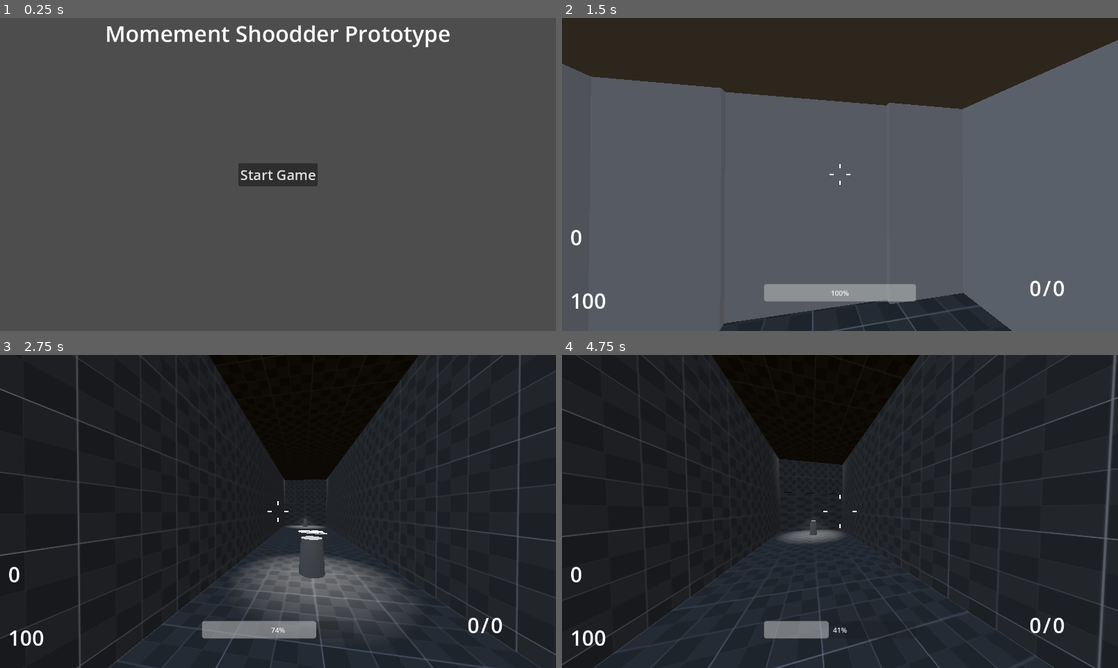
Above: before the commit, frames 1-4 (two rows, left to right).
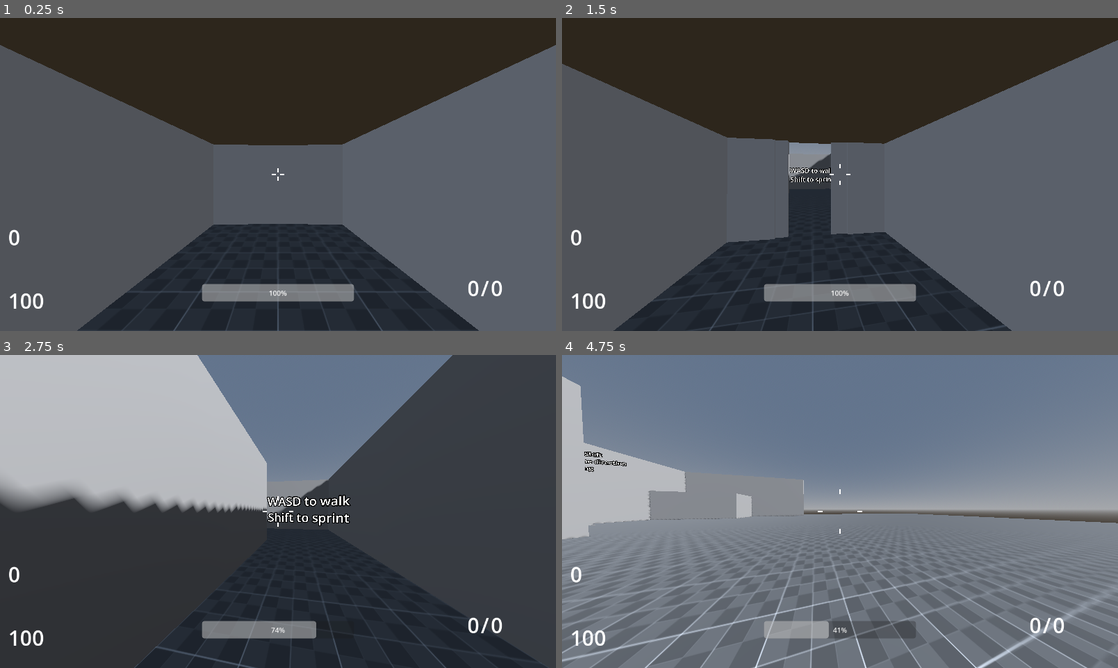
Above: after the commit, the same moments.

Repository: DiscoDragon69/2025s2-fps-Meltedvulture
Game: Godot game, scene res://Levels/Tutorial.tscn
Two runs of this game, one before a commit and one after it. Both use one fixed random seed, a clock stepped at 60 frames per second and the inputs below. Before the commit the project starts from res://Menus/main_menu.tscn.
Inputs (mouse positions are in pixels of both pictures, inside the frame that each line leads up to):
- Up to frame 1 (0.25 s): no input
- Up to frame 2 (1.5 s): click (840, 174) at 0.5 s, where only the run before the commit has a clickable "Start Game"; move the mouse to (867, 174) at 1.27 s; hold W (forward) from 1.28 s (still down); hold Shift (sprint) from 1.28 s (still down)
- Up to frame 3 (2.75 s): keep holding W (forward); tap Space (jump) at 1.52, 2.27 s; move the mouse to (250, 511) at 2.02 s; release Shift (sprint) at 2.03 s; tap Ctrl (crouch) at 2.1 s; tap Shift (sprint) at 2.3 s
- Up to frame 4 (4.75 s): keep holding W (forward); move the mouse to (851, 505) at 2.77 s; hold Shift (sprint) 2.78-3.53 s; tap Q (dropWeapon) at 2.85 s; move the mouse to (834, 517) at 3.52 s; tap F (interact) at 3.6 s; tap Space (jump) at 3.77, 4.52 s; tap Shift (sprint) at 3.8, 4.55 s; move the mouse to (878, 514) at 4.27 s; press the mouse at (878, 514) at 4.28 s

The runs differ from the first frame. In frame 1, 70% of the frame differs, in the area x 0-100%, y 0-100%; in frame 2, 19%; in frame 3, 65%; in frame 4, 99%.

Commit message:
Part of tutorial done

Diff:
--- a/Levels/Tutorial.tscn
+++ b/Levels/Tutorial.tscn
@@ -25,10 +25,68 @@
 [sub_resource type="ConcavePolygonShape3D" id="ConcavePolygonShape3D_ht7eo"]
 data = PackedVector3Array(32, 0, 32, -32, 0, 32, 32, 0, -32, -32, 0, 32, -32, 0, -32, 32, 0, -32)
 
+[sub_resource type="BoxMesh" id="BoxMesh_65c5v"]
+size = Vector3(0.5, 4, 10)
+
+[sub_resource type="BoxMesh" id="BoxMesh_1orhr"]
+size = Vector3(0.5, 4, 14)
+
+[sub_resource type="BoxMesh" id="BoxMesh_x046b"]
+size = Vector3(0.5, 8, 24.5)
+
+[sub_resource type="BoxMesh" id="BoxMesh_i7abn"]
+size = Vector3(0.5, 8, 20)
+
+[sub_resource type="BoxMesh" id="BoxMesh_fotk6"]
+size = Vector3(0.5, 8, 15.5)
+
+[sub_resource type="BoxMesh" id="BoxMesh_1ar2a"]
+size = Vector3(0.5, 8, 20)
+
+[sub_resource type="BoxMesh" id="BoxMesh_btw33"]
+size = Vector3(10, 4, 4)
+
+[sub_resource type="ConvexPolygonShape3D" id="ConvexPolygonShape3D_tgaac"]
+points = PackedVector3Array(5, 2, 2, 5, 2, -2, -5, 2, 2, 5, -2, 2, 5, -2, -2, -5, 2, -2, -5, -2, 2, -5, -2, -2)
+
+[sub_resource type="ConvexPolygonShape3D" id="ConvexPolygonShape3D_544qw"]
+points = PackedVector3Array(5, 2, 2, 5, 2, -2, -5, 2, 2, 5, -2, 2, 5, -2, -2, -5, 2, -2, -5, -2, 2, -5, -2, -2)
+
+[sub_resource type="BoxMesh" id="BoxMesh_6xglc"]
+size = Vector3(0.5, 8, 10)
+
+[sub_resource type="BoxMesh" id="BoxMesh_1g1it"]
+size = Vector3(0.5, 4, 10)
+
+[sub_resource type="BoxMesh" id="BoxMesh_d11ma"]
+size = Vector3(0.5, 4, 14.5)
+
+[sub_resource type="BoxMesh" id="BoxMesh_si8yq"]
+size = Vector3(2, 0.25, 2)
+
+[sub_resource type="ConvexPolygonShape3D" id="ConvexPolygonShape3D_r86f6"]
+points = PackedVector3Array(-1, -0.125, -1, -1, 0.125, -1, 1, -0.125, -1, -1, -0.125, 1, -1, 0.125, 1, 1, 0.125, -1, 1, -0.125, 1, 1, 0.125, 1)
+
+[sub_resource type="ConvexPolygonShape3D" id="ConvexPolygonShape3D_2g7vm"]
+points = PackedVector3Array(-1, -0.125, -1, -1, 0.125, -1, 1, -0.125, -1, -1, -0.125, 1, -1, 0.125, 1, 1, 0.125, -1, 1, -0.125, 1, 1, 0.125, 1)
+
+[sub_resource type="ConvexPolygonShape3D" id="ConvexPolygonShape3D_ux7cn"]
+points = PackedVector3Array(-1, -0.125, -1, -1, 0.125, -1, 1, -0.125, -1, -1, -0.125, 1, -1, 0.125, 1, 1, 0.125, -1, 1, -0.125, 1, 1, 0.125, 1)
+
+[sub_resource type="ConvexPolygonShape3D" id="ConvexPolygonShape3D_0avg4"]
+points = PackedVector3Array(-1, -0.125, -1, -1, 0.125, -1, 1, -0.125, -1, -1, -0.125, 1, -1, 0.125, 1, 1, 0.125, -1, 1, -0.125, 1, 1, 0.125, 1)
+
+[sub_resource type="PrismMesh" id="PrismMesh_kjg5j"]
+left_to_right = 0.0
+size = Vector3(6, 4, 2)
+
+[sub_resource type="ConvexPolygonShape3D" id="ConvexPolygonShape3D_te2xb"]
+points = PackedVector3Array(3.04702, -1.95181, -1.04762, -2.85614, 2.04762, 1.04762, -2.85614, 2.04762, -1.04762, -2.90852, -1.95455, 1, 3.04702, -1.95181, 1.04762, -2.90852, -1.95455, -1, -3.04702, 2.04762, -1.04762, -3.04702, 2.04762, 1.04762, 2.85614, -1.7614, -1.04762, 2.85614, -1.7614, 1.04762, 2.90852, -1.95455, 1, 2.90852, -1.95455, -1, 2.28527, -1.38018, 1.04762, 2.28527, -1.38018, -1.04762)
+
 [node name="dev_level" type="Node3D"]
 
 [node name="DirectionalLight3D" type="DirectionalLight3D" parent="."]
-transform = Transform3D(0.582934, -0.0119615, 0.812432, -0.400235, 0.865943, 0.299925, -0.707107, -0.5, 0.5, 0, 5, 0)
+transform = Transform3D(0.582934, -0.0119615, 0.812432, -0.700167, 0.499929, 0.509743, -0.412255, -0.865984, 0.28305, 0, 5, 0)
 shadow_enabled = true
 
 [node name="WorldEnvironment" type="WorldEnvironment" parent="."]
@@ -38,6 +96,7 @@
 navigation_mesh = SubResource("NavigationMesh_ant0e")
 
 [node name="Floor" type="MeshInstance3D" parent="Level Nav Mesh"]
+transform = Transform3D(1, 0, 0, 0, 1, 0, 0, 0, 1, 0, 0, -11)
 mesh = SubResource("PlaneMesh_fmrwd")
 skeleton = NodePath("../..")
 
@@ -54,3 +113,123 @@
 [node name="FPS Elevator" parent="." instance=ExtResource("6_8p4b5")]
 transform = Transform3D(-1, 0, 8.74228e-08, 0, 1, 0, -8.74228e-08, 0, -1, 0, 1.4, 16)
 spawnpoint = true
+
+[node name="Wall" type="MeshInstance3D" parent="."]
+transform = Transform3D(1, 0, 0, 0, 1, 0, 0, 0, 1, -2.25, 2, 8)
+mesh = SubResource("BoxMesh_65c5v")
+
+[node name="Wall2" type="MeshInstance3D" parent="."]
+transform = Transform3D(1, 0, 0, 0, 1, 0, 0, 0, 1, 2.25, 2, 6)
+mesh = SubResource("BoxMesh_1orhr")
+
+[node name="Wall5" type="MeshInstance3D" parent="."]
+transform = Transform3D(1, 0, 0, 0, 1, 0, 0, 0, 1, -21.75, 4, -8.75)
+mesh = SubResource("BoxMesh_x046b")
+
+[node name="Wall6" type="MeshInstance3D" parent="."]
+transform = Transform3D(1, 0, 0, 0, 1, 0, 0, 0, 1, -11.75, 4, -11)
+mesh = SubResource("BoxMesh_i7abn")
+
+[node name="Wall7" type="MeshInstance3D" parent="."]
+transform = Transform3D(1, 0, 0, 0, 1, 0, 0, 0, 1, -21.75, 4, -28.75)
+mesh = SubResource("BoxMesh_fotk6")
+
+[node name="Wall9" type="MeshInstance3D" parent="."]
+transform = Transform3D(-4.37114e-08, -4.37114e-08, -1, 4.37114e-08, 1, -4.37114e-08, 1, -4.37114e-08, -4.37114e-08, -12, 4, -36.25)
+mesh = SubResource("BoxMesh_1ar2a")
+
+[node name="Floor" type="MeshInstance3D" parent="."]
+transform = Transform3D(1, 0, 0, 0, 1, 0, 0, 0, 1, -16.75, 2, -19)
+mesh = SubResource("BoxMesh_btw33")
+
+[node name="StaticBody3D" type="StaticBody3D" parent="Floor"]
+
+[node name="CollisionShape3D" type="CollisionShape3D" parent="Floor/StaticBody3D"]
+shape = SubResource("ConvexPolygonShape3D_tgaac")
+
+[node name="Floor2" type="MeshInstance3D" parent="."]
+transform = Transform3D(1, 0, 0, 0, 1, 0, 0, 0, 1, -16.75, 2, -34)
+mesh = SubResource("BoxMesh_btw33")
+
+[node name="StaticBody3D" type="StaticBody3D" parent="Floor2"]
+
+[node name="CollisionShape3D" type="CollisionShape3D" parent="Floor2/StaticBody3D"]
+shape = SubResource("ConvexPolygonShape3D_544qw")
+
+[node name="Wall3" type="MeshInstance3D" parent="."]
+transform = Transform3D(-4.37114e-08, 4.37114e-08, 1, -4.37114e-08, 1, -4.37114e-08, -1, -4.37114e-08, -4.37114e-08, -16.5, 4, 3.25)
+mesh = SubResource("BoxMesh_6xglc")
+
+[node name="Wall8" type="MeshInstance3D" parent="."]
+transform = Transform3D(-4.37114e-08, 4.37114e-08, 1, -4.37114e-08, 1, -4.37114e-08, -1, -4.37114e-08, -4.37114e-08, -7, 2, 3.25)
+mesh = SubResource("BoxMesh_1g1it")
+
+[node name="Wall4" type="MeshInstance3D" parent="."]
+transform = Transform3D(-4.37114e-08, 4.37114e-08, 1, -4.37114e-08, 1, -4.37114e-08, -1, -4.37114e-08, -4.37114e-08, -4.75, 2, -1.25)
+mesh = SubResource("BoxMesh_d11ma")
+
+[node name="Platform" type="MeshInstance3D" parent="."]
+transform = Transform3D(1, 0, 0, 0, 1, 0, 0, 0, 1, -17, 0.5, -3)
+mesh = SubResource("BoxMesh_si8yq")
+
+[node name="StaticBody3D" type="StaticBody3D" parent="Platform"]
+
+[node name="CollisionShape3D" type="CollisionShape3D" parent="Platform/StaticBody3D"]
+shape = SubResource("ConvexPolygonShape3D_r86f6")
+
+[node name="Platform2" type="MeshInstance3D" parent="."]
+transform = Transform3D(1, 0, 0, 0, 1, 0, 0, 0, 1, -15, 1.5, -7)
+mesh = SubResource("BoxMesh_si8yq")
+
+[node name="StaticBody3D" type="StaticBody3D" parent="Platform2"]
+
+[node name="CollisionShape3D" type="CollisionShape3D" parent="Platform2/StaticBody3D"]
+shape = SubResource("ConvexPolygonShape3D_2g7vm")
+
+[node name="Platform3" type="MeshInstance3D" parent="."]
+transform = Transform3D(1, 0, 0, 0, 1, 0, 0, 0, 1, -19, 2.5, -9)
+mesh = SubResource("BoxMesh_si8yq")
+
+[node name="StaticBody3D" type="StaticBody3D" parent="Platform3"]
+
+[node name="CollisionShape3D" type="CollisionShape3D" parent="Platform3/StaticBody3D"]
+shape = SubResource("ConvexPolygonShape3D_ux7cn")
+
+[node name="Platform4" type="MeshInstance3D" parent="."]
+transform = Transform3D(1, 0, 0, 0, 1, 0, 0, 0, 1, -17, 3.5, -13)
+mesh = SubResource("BoxMesh_si8yq")
+
+[node name="StaticBody3D" type="StaticBody3D" parent="Platform4"]
+
+[node name="CollisionShape3D" type="CollisionShape3D" parent="Platform4/StaticBody3D"]
+shape = SubResource("ConvexPolygonShape3D_0avg4")
+
+[node name="Walk Label" type="Label3D" parent="."]
+transform = Transform3D(1, 0, 0, 0, 1, 0, 0, 0, 1, 0, 1.6, 3.2)
+text = "WASD to walk
+Shift to sprint"
+font_size = 115
+outline_size = 32
+
+[node name="Jump Label" type="Label3D" parent="."]
+transform = Transform3D(1, 0, 0, 0, 1, 0, 0, 0, 1, -13.9, 1.6, -2.1)
+text = "Space to Jump"
+font_size = 100
+outline_size = 32
+
+[node name="Dashing Label" type="Label3D" parent="."]
+transform = Transform3D(1, 0, 0, 0, 1, 0, 0, 0, 1, -16.75, 5, -24)
+text = "Jump and press Shift
+To perform a dash in the direction
+You are looking"
+font_size = 75
+outline_size = 32
+
+[node name="Ramp" type="MeshInstance3D" parent="."]
+transform = Transform3D(-4.37114e-08, 4.37114e-08, 1, -4.37114e-08, 1, -4.37114e-08, -1, -4.37114e-08, -4.37114e-08, -20.5, 2, -24)
+mesh = SubResource("PrismMesh_kjg5j")
+
+[node name="StaticBody3D" type="StaticBody3D" parent="Ramp"]
+
+[node name="CollisionShape3D" type="CollisionShape3D" parent="Ramp/StaticBody3D"]
+shape = SubResource("ConvexPolygonShape3D_te2xb")
--- a/Levels/level_one.tscn
+++ b/Levels/level_one.tscn
@@ -571,10 +571,13 @@
 
 [node name="EnemySpawner(destroyable)2" parent="." instance=ExtResource("8_ii3db")]
 transform = Transform3D(1, 0, 0, 0, 1, -1.64203e-15, 0, -1.64203e-15, 1, -3.5, -1.75, -66.25)
+health = 150
+spawnCooldown = 4.0
 enemyType = "res://Scenes/Enemies/Basic Enemy.tscn"
 
 [node name="EnemySpawner(destroyable)3" parent="." instance=ExtResource("8_ii3db")]
 transform = Transform3D(1, 0, 0, 0, 1, -1.64203e-15, 0, -1.64203e-15, 1, -16.5, -1.75, -66)
+health = 150
 spawnCooldown = 4.0
 enemyType = "res://Scenes/Enemies/Basic Enemy.tscn"
 
--- a/Scenes/Button and Door.tscn
+++ b/Scenes/Button and Door.tscn
@@ -1,6 +1,7 @@
-[gd_scene load_steps=10 format=3 uid="uid://cp6ha8p1oeydp"]
+[gd_scene load_steps=12 format=3 uid="uid://cp6ha8p1oeydp"]
 
 [ext_resource type="Script" path="res://Scripts/button For Door.gd" id="1_6o7pi"]
+[ext_resource type="Material" uid="uid://cipnbx8j3em41" path="res://Materials/Dev material.tres" id="3_is5jb"]
 
 [sub_resource type="BoxMesh" id="BoxMesh_yx45v"]
 size = Vector3(0.25, 2.5, 2)
@@ -13,7 +14,11 @@
 bottom_radius = 0.2
 height = 0.75
 
+[sub_resource type="StandardMaterial3D" id="StandardMaterial3D_ev1k4"]
+albedo_color = Color(0.657003, 0.0820548, 4.81308e-08, 1)
+
 [sub_resource type="CylinderMesh" id="CylinderMesh_7srrd"]
+material = SubResource("StandardMaterial3D_ev1k4")
 top_radius = 0.125
 bottom_radius = 0.125
 height = 0.1
@@ -105,6 +110,7 @@
 
 [node name="Base" type="MeshInstance3D" parent="Button Origin/Button"]
 transform = Transform3D(1, 0, 0, 0, 1, 0, 0, 0, 1, 0, -0.125, 0)
+material_override = ExtResource("3_is5jb")
 mesh = SubResource("CylinderMesh_iys4u")
 skeleton = NodePath("../../..")
 
--- a/Scripts/Enemies/basic Enemy.gd
+++ b/Scripts/Enemies/basic Enemy.gd
@@ -66,6 +66,8 @@
 	var query = PhysicsRayQueryParameters3D.create(origin, endpoint)
 	var result = spaceState.intersect_ray(query)
 	var hitBody = result.get("collider")
-	if hitBody.get_parent() == Global.player:
-		update_target_location(Global.player.global_transform.origin)
-		look_at(Global.player.global_position + Vector3(0, 1, 0)) # Enemy will turn to face player
+	if hitBody == null:
+		pass
+	elif hitBody.get_parent() == Global.player:
+			update_target_location(Global.player.global_transform.origin)
+			look_at(Global.player.global_position + Vector3(0, 1, 0)) # Enemy will turn to face player
--- a/Weapons/Blaster.tres
+++ b/Weapons/Blaster.tres
@@ -7,19 +7,19 @@
 [resource]
 script = ExtResource("1_pdj5b")
 name = &"Blaster"
-Damage = 20
-weight = 2
+Damage = 25
+weight = 3
 clip = 10
 maxClip = 10
 reserve = 60
 maxReserve = 60
 rpm = 500
-Accuracy = 6.0
+Accuracy = 4.0
 melee = false
 returnThrownForce = false
 shotgun = false
 reloadMode = "Magazine"
-fireMode = "Auto"
+fireMode = "Semi"
 bulletPhysics = "Projectile"
 bulletScene = "res://Scenes/Bullet.tscn"
 position = Vector3(0.25, -0.4, -0.5)
--- a/Weapons/WeaponGlobal.gd
+++ b/Weapons/WeaponGlobal.gd
@@ -17,9 +17,15 @@
 var currentWeaponPath
 
 
-var reserveAmmo
+var reserveAmmo:
+	set(value):
+		reserveAmmo = value
+		Global.reserveLabel.text = str(weaponGlobal.reserveAmmo)
 var maxClipAmmo
-var clipAmmo
+var clipAmmo:
+	set(value):
+		clipAmmo = value
+		Global.clipLabel.text = str(weaponGlobal.clipAmmo)
 
 
 var canShoot : bool = true
--- a/Weapons/WeaponManager.gd
+++ b/Weapons/WeaponManager.gd
@@ -60,7 +60,8 @@
 		weaponGlobal.hasSpawned = true
 
 	loadWeapon()
-	Global.updateLabels(weaponGlobal.clipAmmo, weaponGlobal.reserveAmmo)
+	Global.clipLabel.text = str(weaponGlobal.clipAmmo)
+	Global.reserveLabel.text = str(weaponGlobal.reserveAmmo)
 
 func _input(event):
 	if event.is_action_pressed("weaponDown"):
--- a/controllers/scripts/fps_controller.gd
+++ b/controllers/scripts/fps_controller.gd
@@ -67,6 +67,8 @@
 	Input.mouse_mode = Input.MOUSE_MODE_CAPTURED
 	#Prevents player from activating crouch cast
 	CROUCH_SHAPECAST.add_exception($".")
+	Global.playerHealth = Global.playerHealth
+	Global.playerPoints = Global.playerPoints
 
 func _physics_process(delta):
 	# Update camera movement based on mouse movement
@@ -99,7 +101,7 @@
 
 
 	if velocity.length() > 7:
-		camera.fov = clamp(lerp(camera.fov, 90 + (2 * velocity.length()), 0.1), 90, 170)
+		camera.fov = clamp(lerp(camera.fov, 90 + (1.5 * velocity.length()), 0.1), 90, 130)
 	else:
 		camera.fov = lerp(camera.fov, 90.0, 0.1)
 
--- a/project.godot
+++ b/project.godot
@@ -11,7 +11,7 @@
 [application]
 
 config/name="FPS"
-run/main_scene="res://Menus/main_menu.tscn"
+run/main_scene="res://Levels/Tutorial.tscn"
 config/features=PackedStringArray("4.3", "GL Compatibility")
 config/icon="res://icon.svg"
 
Not shown: 1 places in Levels/Tutorial.tscn that only renumber resources
Not shown, added: Reference and Planning/Tutorial Level.blend
Not shown, added: Reference and Planning/Tutorial Level.blend1
